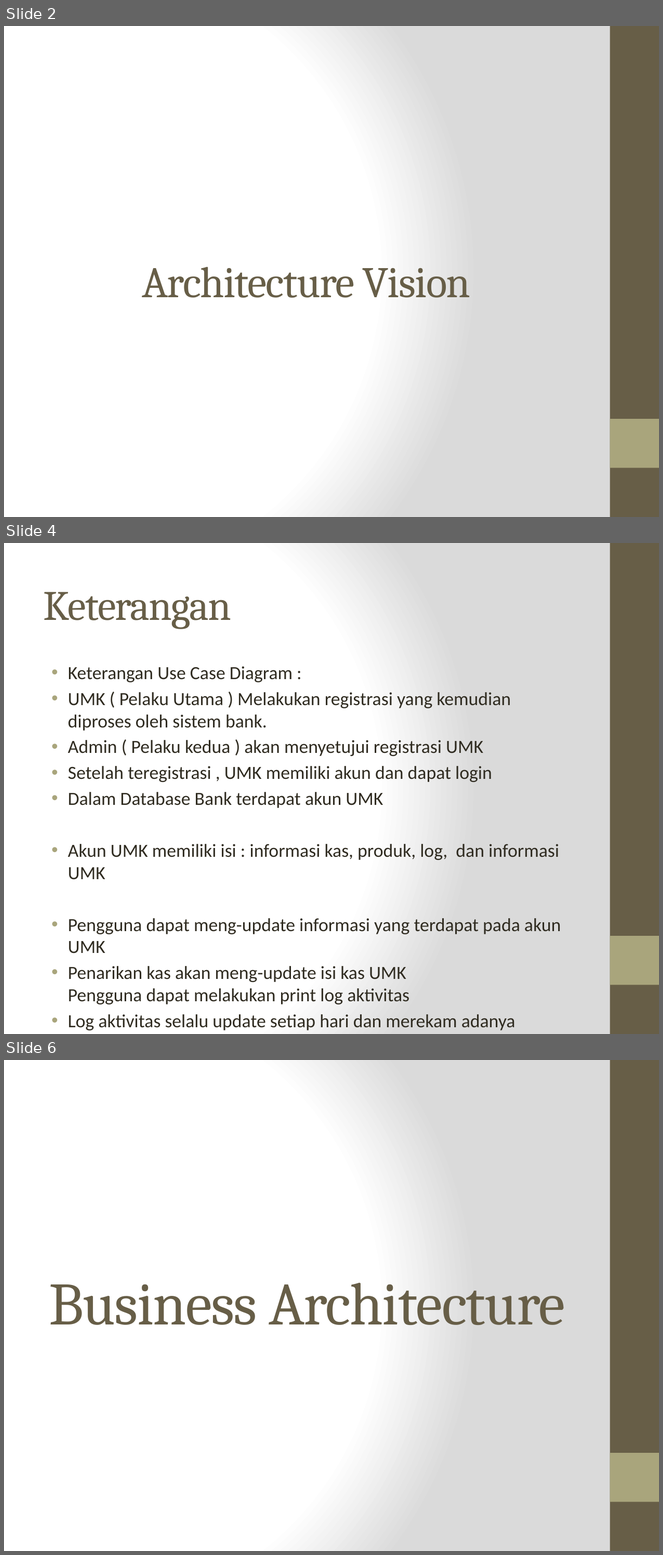
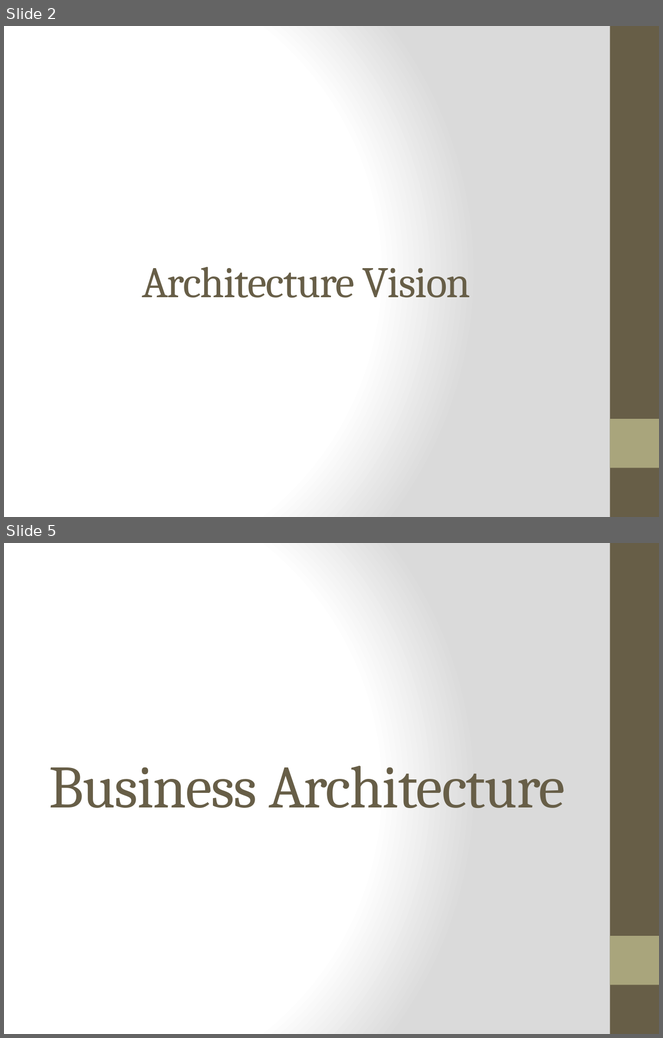
Before and after one commit to kamord/Tugas-SSI-EA, a slide deck: UMK/UMK.pptx. Shown one above the other, each under a label of ours: slides 2, 4 and 6 before the commit, slides 2 and 5 after it; the slides between them are not shown. The pictures are 663x1555 and 663x1038 pixels, drawn with LibreOffice and Linux fonts; fonts in the diff are those of the drawing. Boxes give left, top, right and bottom in pixels: in the first picture for what was removed or moved away, otherwise in the second. Text is boxed around its words. In the diff, an @@ line names an element or a change of style, - is before the commit and + after.

```diff
--- a/UMK/UMK.pptx
+++ b/UMK/UMK.pptx
@@ slide 4 removed at (x1=4, y1=543, x2=659, y2=1034), background gradient #FFFFFF to #DADADA; not listed: 2 template elements that a slide beside it also shows @@
@@ title removed at (x1=44, y1=592, x2=232, y2=629) @@
-Keterangan
@@ text removed at (x1=68, y1=666, x2=561, y2=1031) @@
-• Keterangan Use Case Diagram :
-• UMK ( Pelaku Utama ) Melakukan registrasi yang kemudian diproses oleh sistem bank.
-• Admin ( Pelaku kedua ) akan menyetujui registrasi UMK
-• Setelah teregistrasi , UMK memiliki akun dan dapat login
-• Dalam Database Bank terdapat akun UMK
-• Akun UMK memiliki isi : informasi kas, produk, log, dan informasi UMK
-• Pengguna dapat meng-update informasi yang terdapat pada akun UMK
-• Penarikan kas akan meng-update isi kas UMK
-  Pengguna dapat melakukan print log aktivitas
-• Log aktivitas selalu update setiap hari dan merekam adanya transaksi pada jam terjadinya transaksi
@@ what was slide 6 is now slide 5 @@
```
Also in this commit, not shown: 6 slides changed, 3 slides added.
